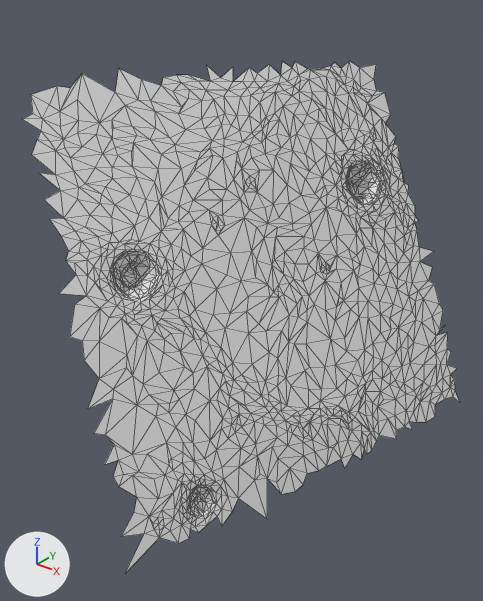
The glTF model moon small_tiles/tile_116.glb: old version first, new version second.
Rendered twice from a camera (50 mm lens) standing at (29.24, -13.73, 15.44) and looking at (24.64, -7.99, 11.88). The lights are fixed; the arrows at lower left show +X, +Y and +Z. The first picture is the older version. Mesh edges are drawn as thin lines. Vertices at exactly the same position are counted once.

Objects in the first picture: 't116'.
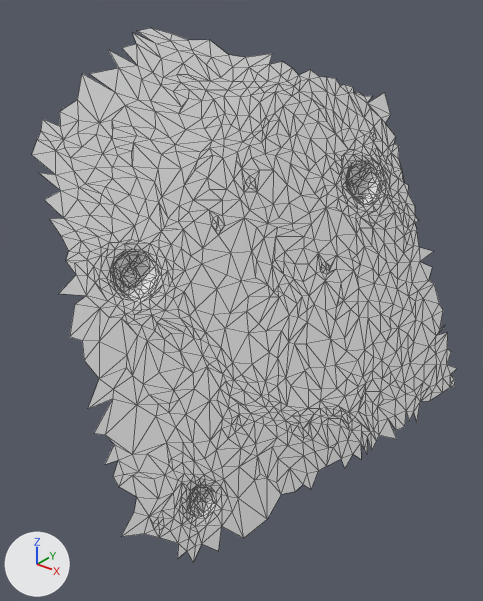
Location of each change, (x1, y1, x2, y2) in pixels of the pictures (483 x 601 px; the box of a moved part takes in the faces that stretch with it):
't116', reshaped: before (22, 61, 460, 573); after (32, 28, 457, 562)
part 1 of me_t116, moved or reshaped: before (22, 61, 385, 131); after (91, 28, 282, 92)
part 2 of me_t116, built on: before (125, 534, 159, 573); after (178, 470, 319, 562)
part 3 of me_t116, deleted: before (361, 385, 460, 458)

What changed in the scene script:
```text
Change me_t116:
    used by ob_t116; location = (0.0, 0.0, 0.0)
    remove me_t116.from_pydata(...)  # 1225 vertices, 2303 faces; spans x 23.09..26.59, y -10.49..-4.74, z 9.64..14.52
    add me_t116.from_pydata(...)  # 1225 vertices, 2303 faces; spans x 23.21..26.48, y -10.4..-4.78, z 9.54..14.9
    me_t116 part 1
    22 vertices are removed from x 23.09..24.62, y -9.7..-4.74, z 13.98..14.45
    44 faces are deleted
    23 vertices are added at x 23.21..23.95, y -8.85..-6.49, z 14.46..14.9
    44 new faces join them
    me_t116 part 2
    1 vertex is removed from x 25.07, y -10.49, z 9.74
    1 face is deleted
    8 vertices are added at x 25.31..25.89, y -9.95..-8.18, z 9.54..9.74
    18 new faces join them
    me_t116 part 3
    8 vertices are removed from x 26.35..26.59, y -6.34..-5.26, z 9.75..9.96
    17 faces are deleted
```
